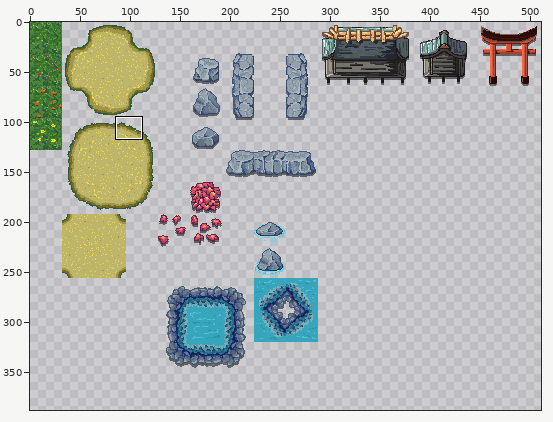
Sprite sheet: assets/images/tiled/tiled_projects/Syysjam23Tiled/Ground.png. Above, an overview of the earlier version with the close-up marked.
Close-up. First the earlier version:
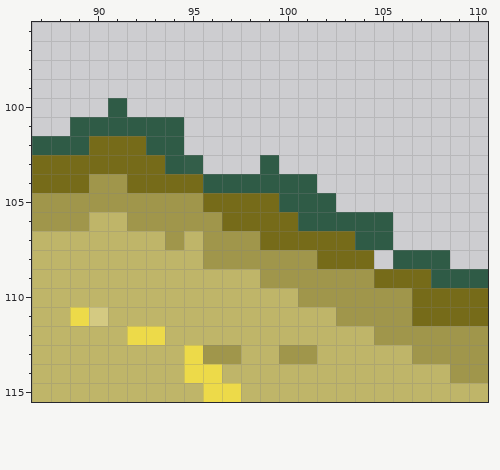
The file is 512x512 pixels. Pixels under 10% opacity are left out. Colours within 5 levels of each other are drawn and written as one. Shown: x 87..110, y 96..115. The wide view leaves out empty margins. The commit also changed other parts of the picture, which this record leaves out.
The result:
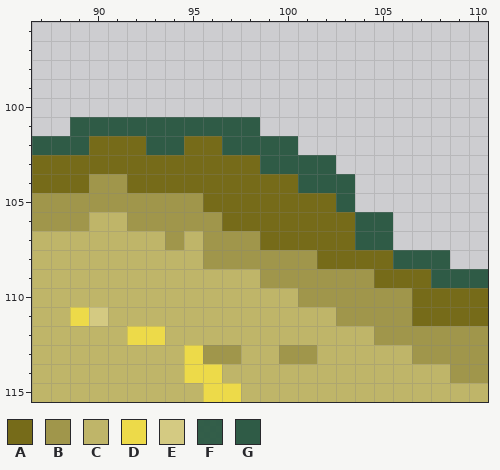
Palette (. is transparent): A #766b19  B #a0964b  C #bfb569  D #edda49  E #d4ca82  F #2f5b46f9  G #2f5b46
What changed:
@@ x 87..110 @@
  99 ........................
-100 ....G...................
-101 ..GGGGGG................
-102 GGGAAAGG................
-103 AAAAAAAGF...G...........
-104 AAABBAAAAGGGGGG.........
-105 BBBBBBBBBAAAAGGG........
-106 BBBCCBBBBBAAAAGGGGG.....
+100 ........................
+101 ..GGGGGGGGGG............
+102 GGGAAAGGAAGGGG..........
+103 AAAAAAAAAAAAGGGG........
+104 AAABBAAAAAAAAAGGG.......
+105 BBBBBBBBBAAAAAAAG.......
+106 BBBCCBBBBBAAAAAAAGG.....
 107 CCCCCCCBCBBBAAAAAGG.....
-108 CCCCCCCCCBBBBBBAAA.GGG..
+108 CCCCCCCCCBBBBBBAAAAGGG..
 109 CCCCCCCCCCCCBBBBBBAAAGGG
Boxes around the changes in both close-ups, in picture pixels (x1, y1, x2, y2):
changed: (108, 98, 393, 269)
